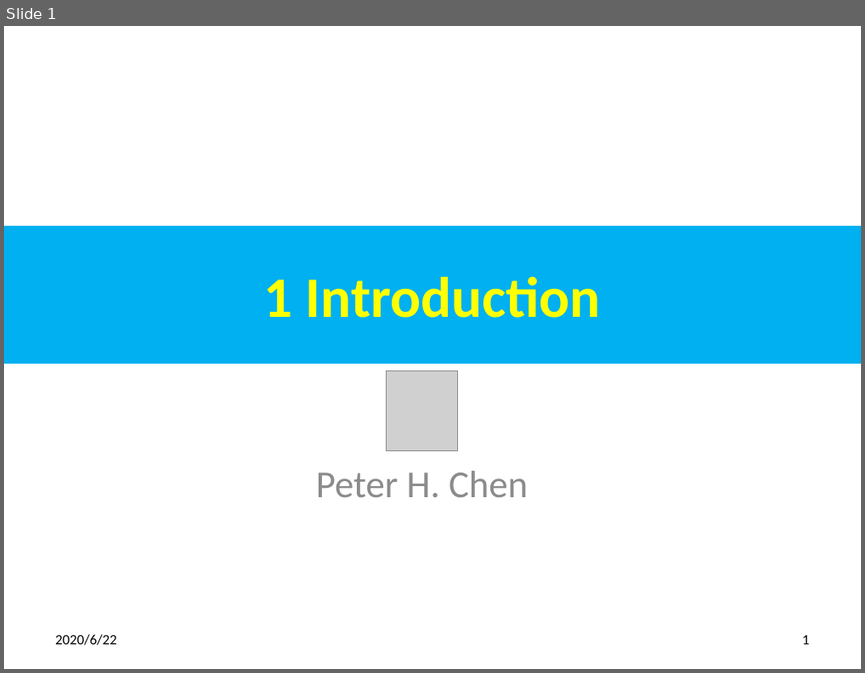
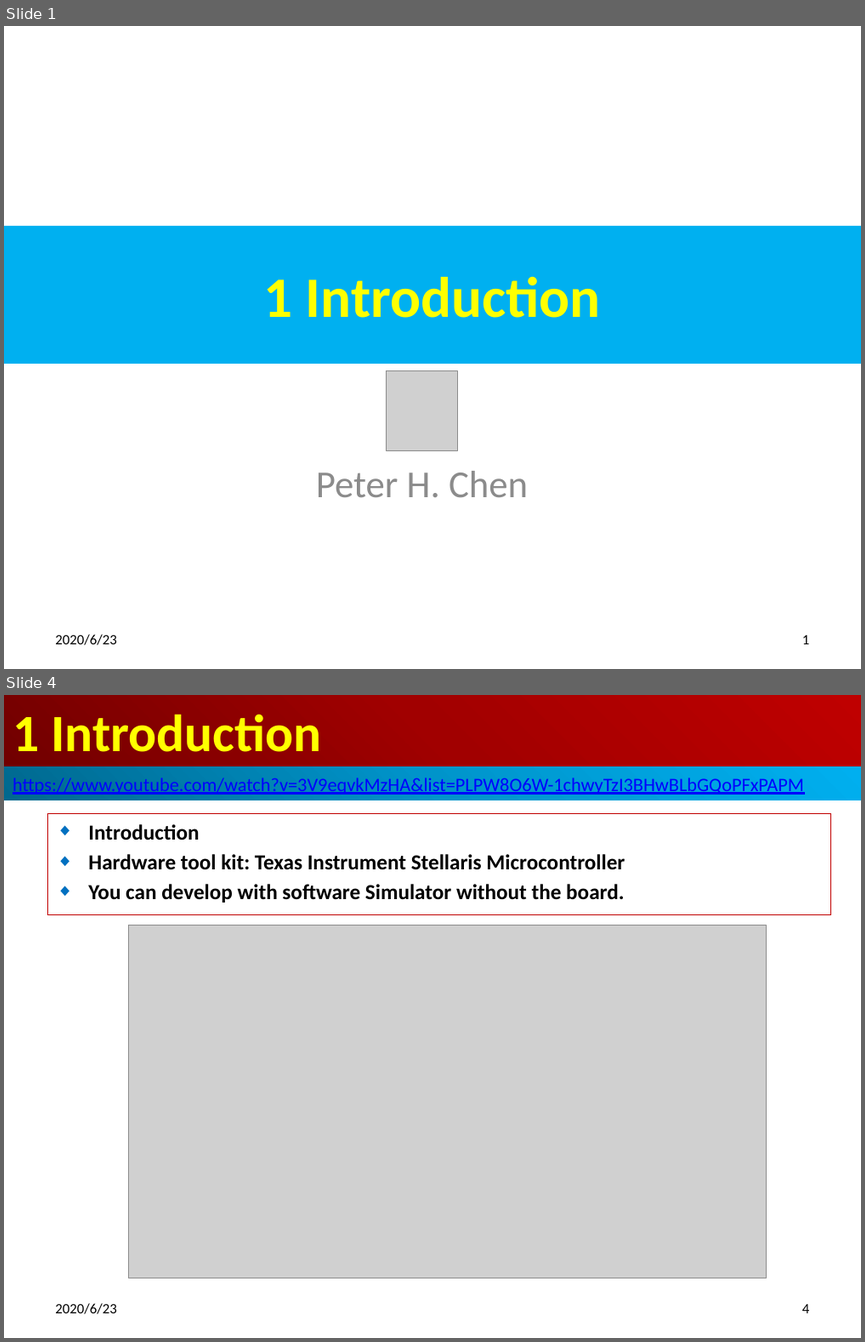
Before and after one commit to peterhchen/300_Firmware_DeviceDriver, a slide deck: 01_Intro.pptx. Shown one above the other, each under a label of ours: slide 1 before the commit, slides 1 and 4 after it; the slides between them are not shown. The pictures are 865x673 and 865x1342 pixels, drawn with LibreOffice and Linux fonts; fonts in the diff are those of the drawing; grey boxes stand for pictures. Boxes give left, top, right and bottom in pixels: in the first picture for what was removed or moved away, otherwise in the second. Text is boxed around its words. In the diff, an @@ line names an element or a change of style, - is before the commit and + after.

```diff
--- a/01_Intro.pptx
+++ b/01_Intro.pptx
@@ slide 4 added at (x1=4, y1=695, x2=861, y2=1338), background #FFFFFF @@
@@ title added at (x1=4, y1=695, x2=861, y2=767), fill gradient #720000 to #A20000 to #C00000, 44 pt, text #FFFF00, bold @@
+1 Introduction
@@ rectangle added at (x1=4, y1=767, x2=861, y2=800), fill gradient #00688E to #0094CA to #00B0F0, 16 pt, text #0000FF, underline @@
+https://www.youtube.com/watch?v=3V9eqvkMzHA&list=PLPW8O6W-1chwyTzI3BHwBLbGQoPFxPAPM
@@ subtitle added at (x1=47, y1=814, x2=830, y2=915), outline #C00000 0.75 pt, 18 pt, text #000000, bold @@
+◆ Introduction
+◆ Hardware tool kit: Texas Instrument Stellaris Microcontroller
+◆ You can develop with software Simulator without the board.
@@ picture added at (x1=129, y1=925, x2=766, y2=1277) @@
@@ text added at (x1=55, y1=1303, x2=116, y2=1314), 12 pt, text #000000 @@
+2020/6/23
@@ page number added at (x1=802, y1=1304, x2=809, y2=1313), 12 pt, text #000000 @@
+4
@@ slide 1 changed as well @@
@@ text at (x1=55, y1=634, x2=116, y2=645): text changed @@
-2020/6/22
+2020/6/23
```
Also in this commit, not shown: 12 other slides changed, 9 other slides added.
